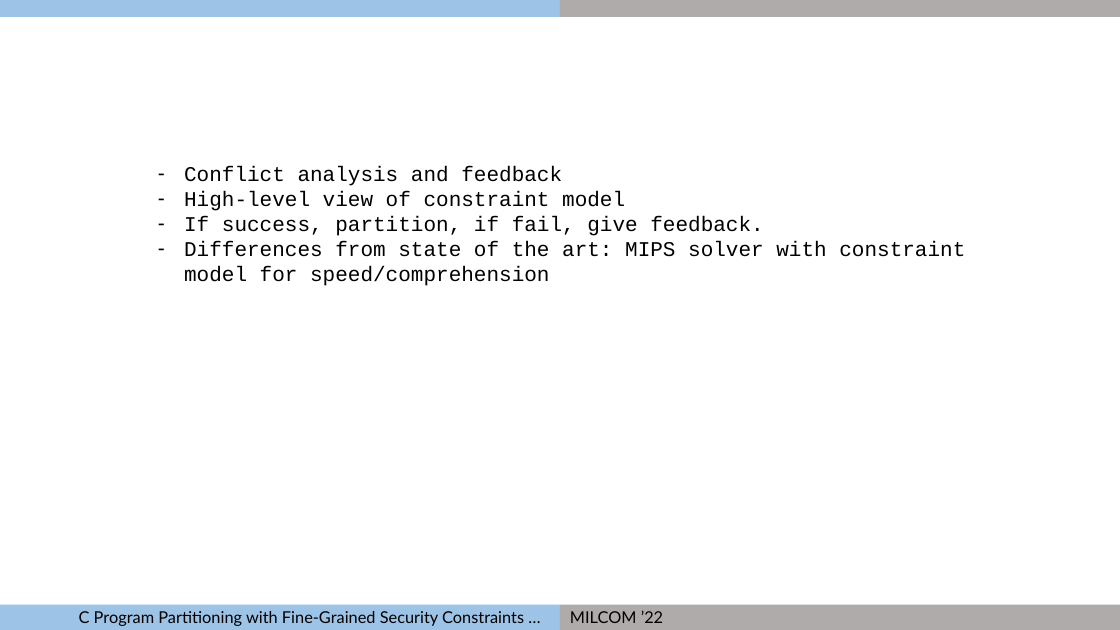
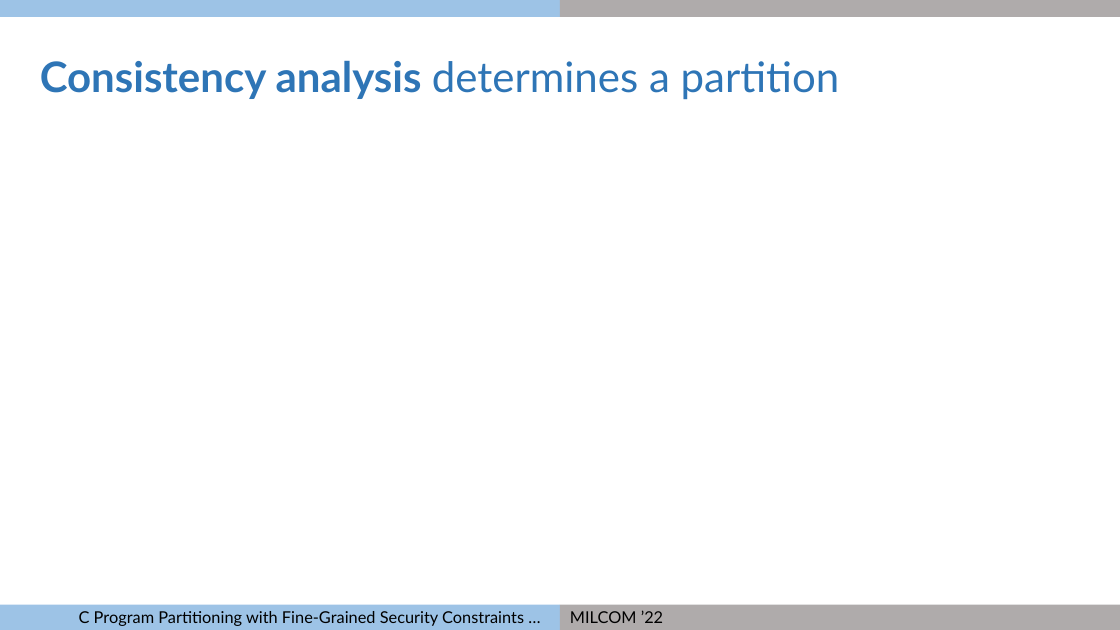
Before and after one commit to gaps-closure/ect, a slide deck: slide 36 of milcom-2022.pptx (slide 16 before the commit). Drawn at 1120x630 pixels with LibreOffice and Linux fonts; fonts in the diff are those of the drawing. Boxes give left, top, right and bottom in pixels: in the first picture for what was removed or moved away, otherwise in the second. Text is boxed around its words. In the diff, an @@ line names an element or a change of style, - is before the commit and + after.

```diff
--- a/milcom-2022.pptx
+++ b/milcom-2022.pptx
@@ text added at bbox=[40, 60, 840, 100], 36 pt, text #2E75B6 @@
+Consistency analysis determines a partition
@@ text removed at bbox=[184, 166, 965, 286] @@
-– Conflict analysis and feedback
-– High-level view of constraint model
-– If success, partition, if fail, give feedback.
-– Differences from state of the art: MIPS solver with constraint model for speed/comprehension
```
Also in this commit, not shown: 18 other slides changed, 68 slides added.
